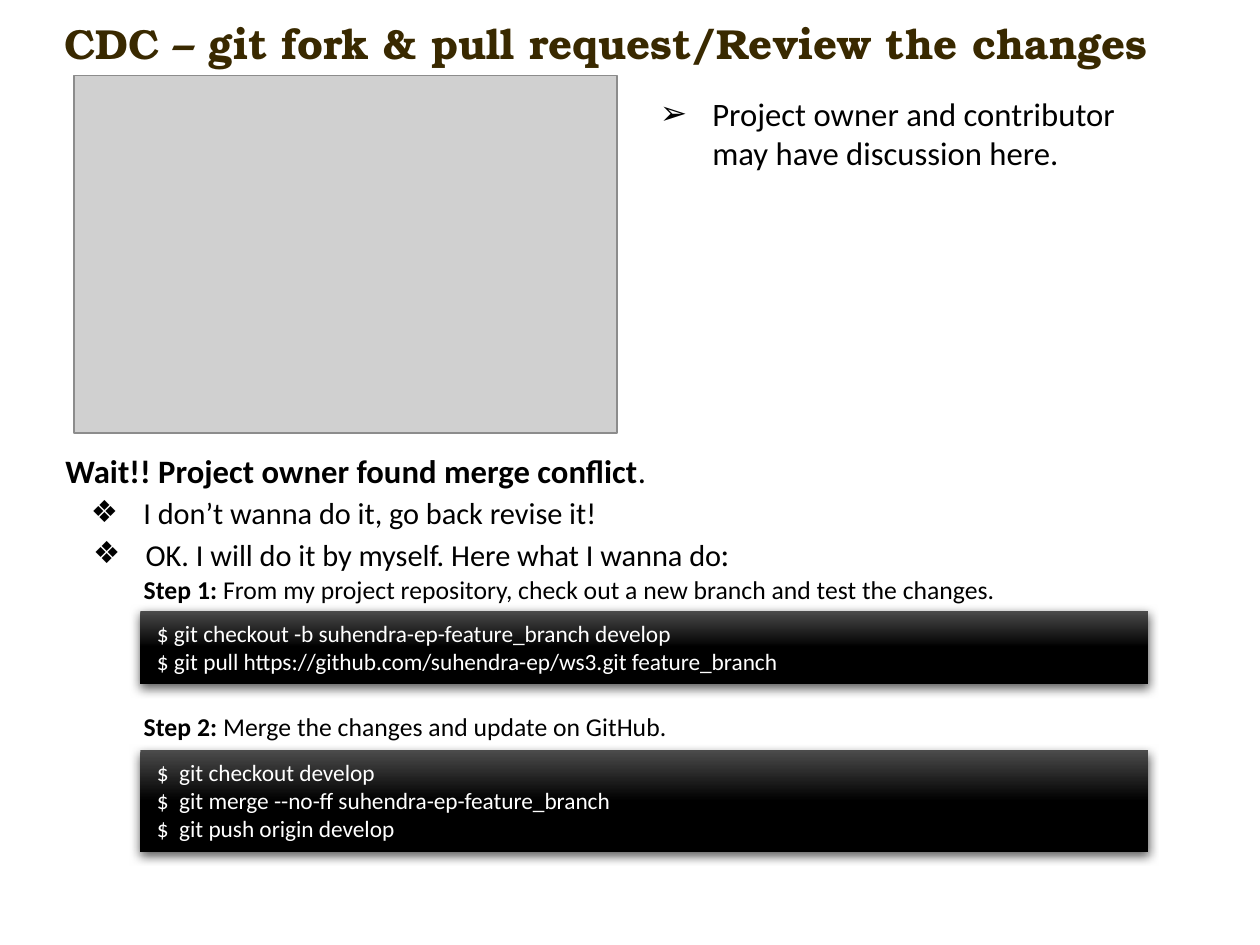
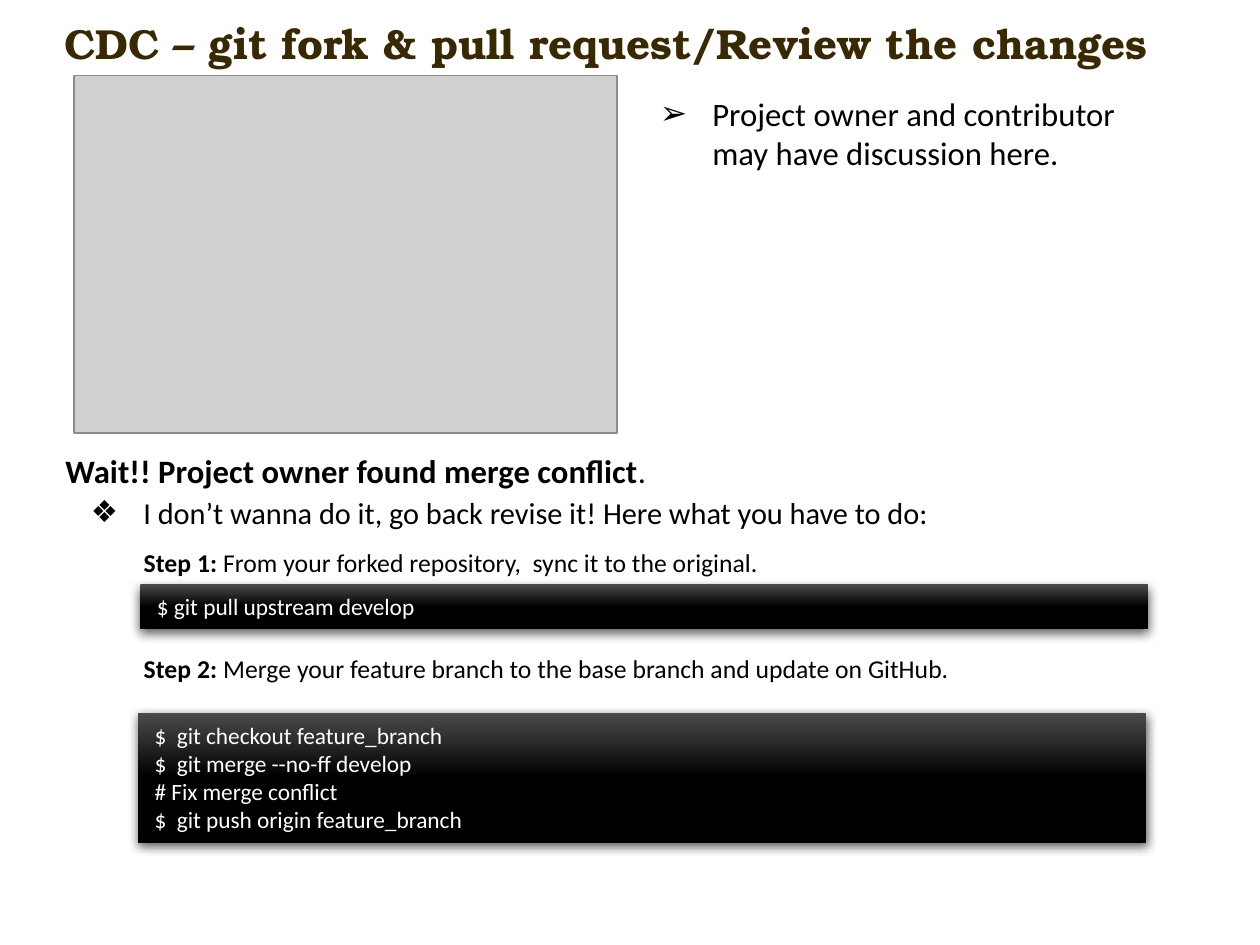
Before and after one commit to carlmitrais/wisdom, a slide deck: slide 10 of cdc_git_ws3.pptx. Drawn at 1260x945 pixels with LibreOffice and Linux fonts; fonts in the diff are those of the drawing; grey boxes stand for pictures; background and template pictures are left out. Boxes give left, top, right and bottom in pixels: in the first picture for what was removed or moved away, otherwise in the second. Text is boxed around its words. In the diff, an @@ line names an element or a change of style, - is before the commit and + after.

Commit message:
Add steps to resolve conflict for contributor

```diff
--- a/cdc_git_ws3.pptx
+++ b/cdc_git_ws3.pptx
@@ text at (143, 502, 927, 530): text changed @@
-❖ I don’t wanna do it, go back revise it!
+❖ I don’t wanna do it, go back revise it! Here what you have to do:
@@ text at (144, 554, 758, 577): text changed @@
-Step 1: From my project repository, check out a new branch and test the changes.
+Step 1: From your forked repository, sync it to the original.
@@ text removed at (146, 545, 721, 571) @@
-❖ OK. I will do it by myself. Here what I wanna do:
@@ rectangle "$ git pull upstream develop": place and size @@
-rectangle "$ git pull upstream develop" at (141, 610, 1149, 684)
+rectangle "$ git pull upstream develop" at (141, 585, 1149, 630)
@@ text in rectangle at (174, 598, 414, 619): text changed @@
-$ git checkout -b suhendra-ep-feature_branch develop
-$ git pull https://github.com/suhendra-ep/ws3.git feature_branch
+$ git pull upstream develop
@@ text at (144, 660, 948, 683): text changed @@
-Step 2: Merge the changes and update on GitHub.
+Step 2: Merge your feature branch to the base branch and update on GitHub.
@@ rectangle "$ git checkout feature_branch": place and size @@
-rectangle "$ git checkout feature_branch" at (141, 751, 1149, 853)
+rectangle "$ git checkout feature_branch" at (138, 712, 1146, 842)
@@ text in rectangle at (171, 727, 462, 832): text changed @@
-$ git checkout develop
-$ git merge --no-ff suhendra-ep-feature_branch
-$ git push origin develop
+$ git checkout feature_branch
+$ git merge --no-ff develop
+# Fix merge conflict
+$ git push origin feature_branch
```
Also in this commit, not shown: 1 slide added, 1 slide removed.
